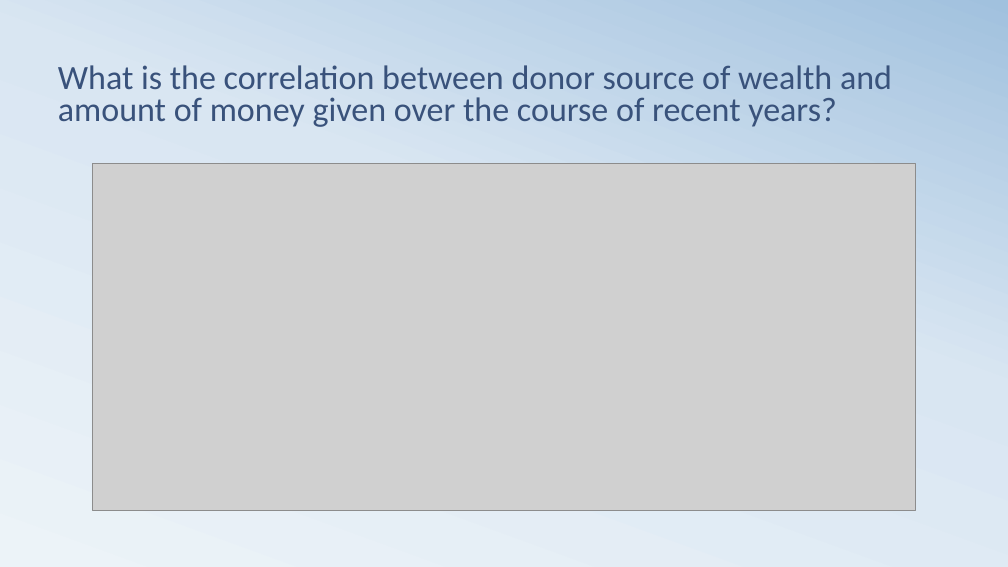
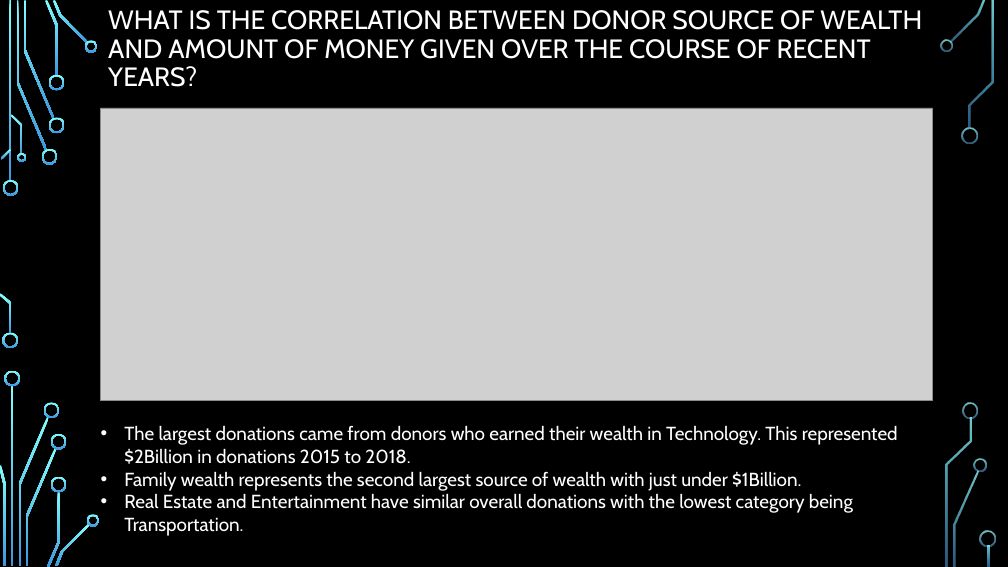
Before and after one commit to kjwunderlich/project-one---sphinx, a slide deck: slide 9 of Team_Sphinx_Presentation_20181011.pptx. Drawn at 1008x567 pixels with LibreOffice and Linux fonts; fonts in the diff are those of the drawing; grey boxes stand for pictures; background and template pictures are left out. Boxes give left, top, right and bottom in pixels: in the first picture for what was removed or moved away, otherwise in the second. Text is boxed around its words. In the diff, an @@ line names an element or a change of style, - is before the commit and + after.

Commit message:
Updated Presentation

```diff
--- a/Team_Sphinx_Presentation_20181011.pptx
+++ b/Team_Sphinx_Presentation_20181011.pptx
@@ background gradient #ECF3F8 to #D9E6F2 to #A1C1DE to picture (left out) @@
@@ title "WHAT IS THE CORRELATION BETWEEN ..." at box(108, 10, 922, 87): vertical alignment bottom to middle @@
@@ title at box(108, 10, 922, 87): text changed; size 32.4 to 25.2 pt; font Calibri to Cabin; text colour #39527B to #FFFFFF @@
-What is the correlation between donor source of wealth and amount of money given over the course of recent years?
+WHAT IS THE CORRELATION BETWEEN DONOR SOURCE OF WEALTH AND AMOUNT OF MONEY GIVEN OVER THE COURSE OF RECENT YEARS?
@@ picture: place and size @@
-picture at box(92, 164, 916, 510)
+picture at box(101, 108, 932, 401)
@@ text added at box(124, 425, 898, 536), 18 pt, text #FFFFFF @@
+• The largest donations came from donors who earned their wealth in Technology. This represented $2Billion in donations 2015 to 2018.
+• Family wealth represents the second largest source of wealth with just under $1Billion.
+• Real Estate and Entertainment have similar overall donations with the lowest category being Transportation.
@@ group added at box(0, 0, 995, 567): 33 freeform shapes, 3 rectangles @@
```
Also in this commit, not shown: 10 other slides changed, 3 slides added, 3 slides removed.
